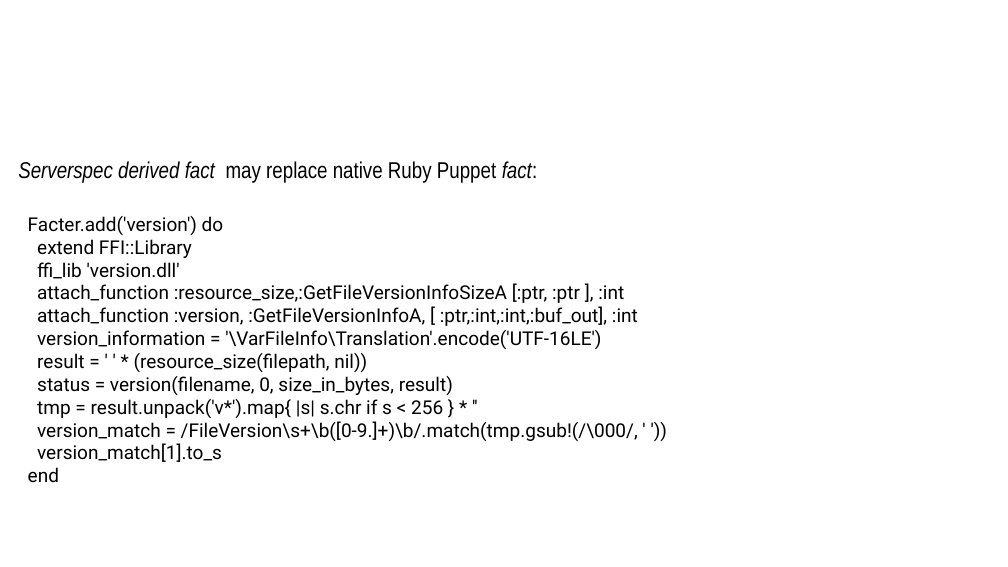
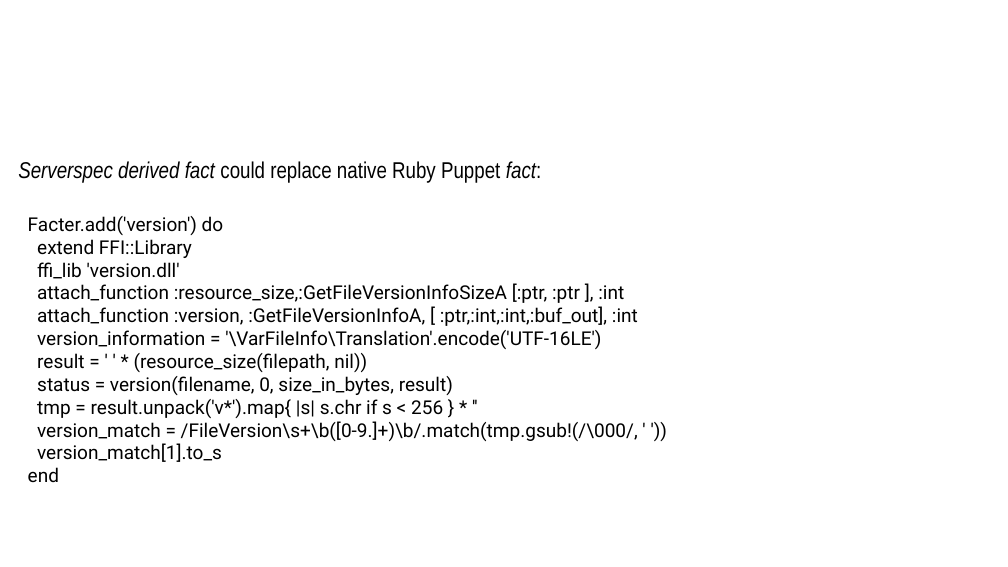
Before and after one commit to sergueik/uru_serverspec, a slide deck: slide 18 of Serverspec Integration in Cloud Provision.odp. Drawn at 1008x567 pixels with LibreOffice and Linux fonts; fonts in the diff are those of the drawing; background and template pictures are left out. Boxes give left, top, right and bottom in pixels: in the first picture for what was removed or moved away, otherwise in the second. Text is boxed around its words. In the diff, an @@ line names an element or a change of style, - is before the commit and + after.

```diff
--- a/Serverspec Integration in Cloud Provision.odp
+++ b/Serverspec Integration in Cloud Provision.odp
@@ text at (18, 161, 541, 183): text changed @@
-Serverspec derived fact may replace native Ruby Puppet fact:
+Serverspec derived fact could replace native Ruby Puppet fact:
```
Also in this commit, not shown: 3 other slides changed, 2 slides added, 1 other file.
